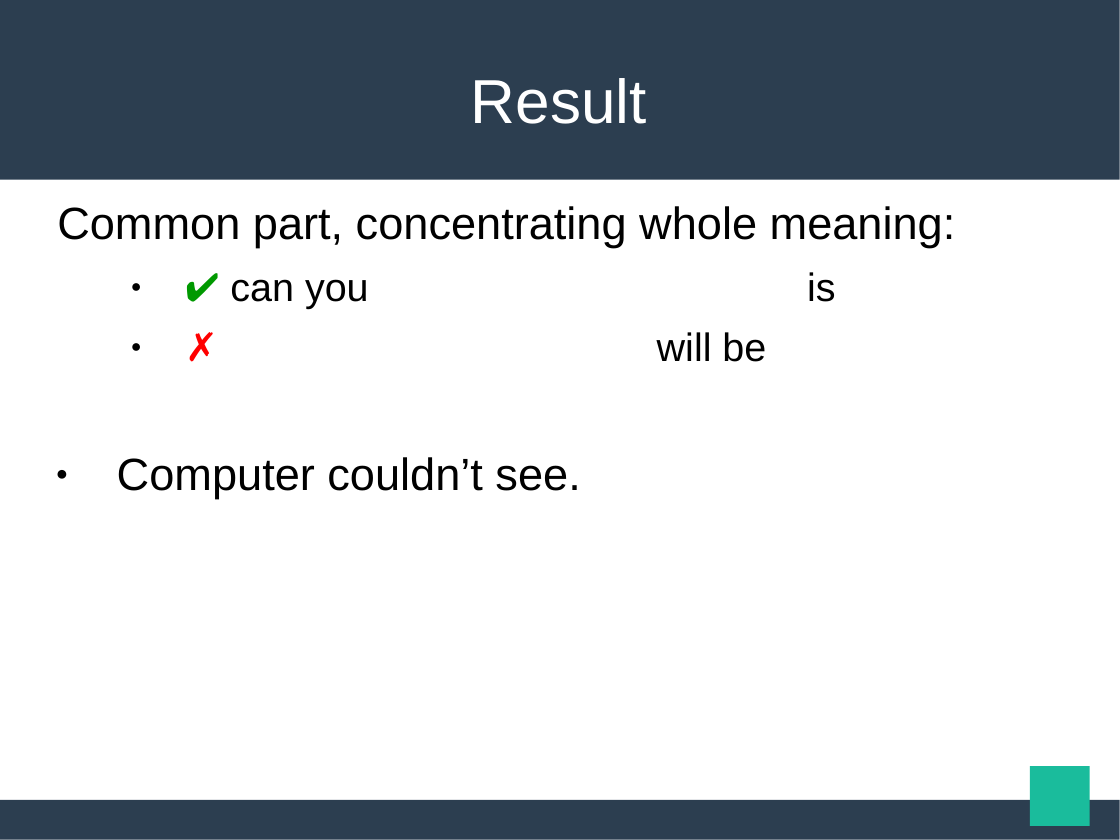
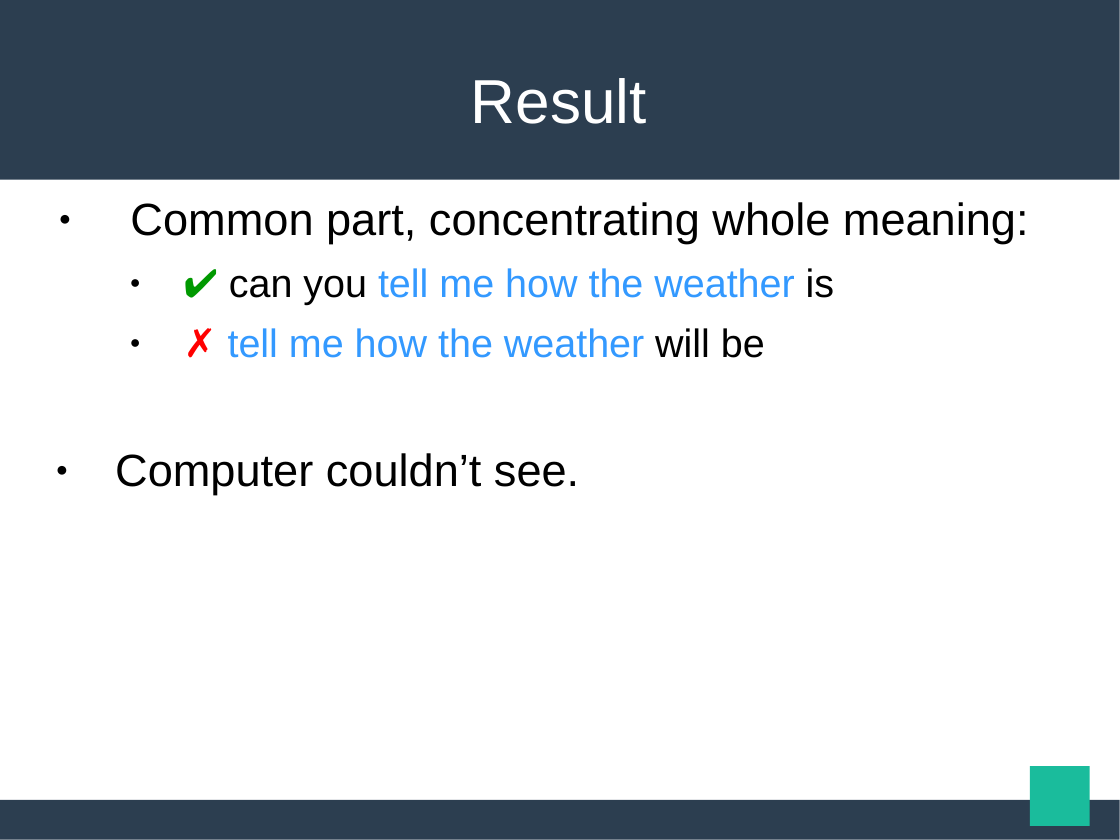
Before and after one commit to maekawatoshiki/neural-machine-translation-demo, a slide deck: slide 22 of NY_slide.ppt. Drawn at 1120x840 pixels with LibreOffice and Linux fonts; fonts in the diff are those of the drawing. Boxes give left, top, right and bottom in pixels: in the first picture for what was removed or moved away, otherwise in the second. Text is boxed around its words. In the diff, an @@ line names an element or a change of style, - is before the commit and + after.

```diff
--- a/NY_slide.ppt
+++ b/NY_slide.ppt
@@ text "Common part, concentrating whole meaning:" at (x1=115, y1=202, x2=1029, y2=495): text colour #FFFFFF to #3399FF in "tell me how the weather", "tell me how the weather"; bullet none to ●; indent changed @@
```
Also in this commit, not shown: 20 other slides changed, 2 other files.
